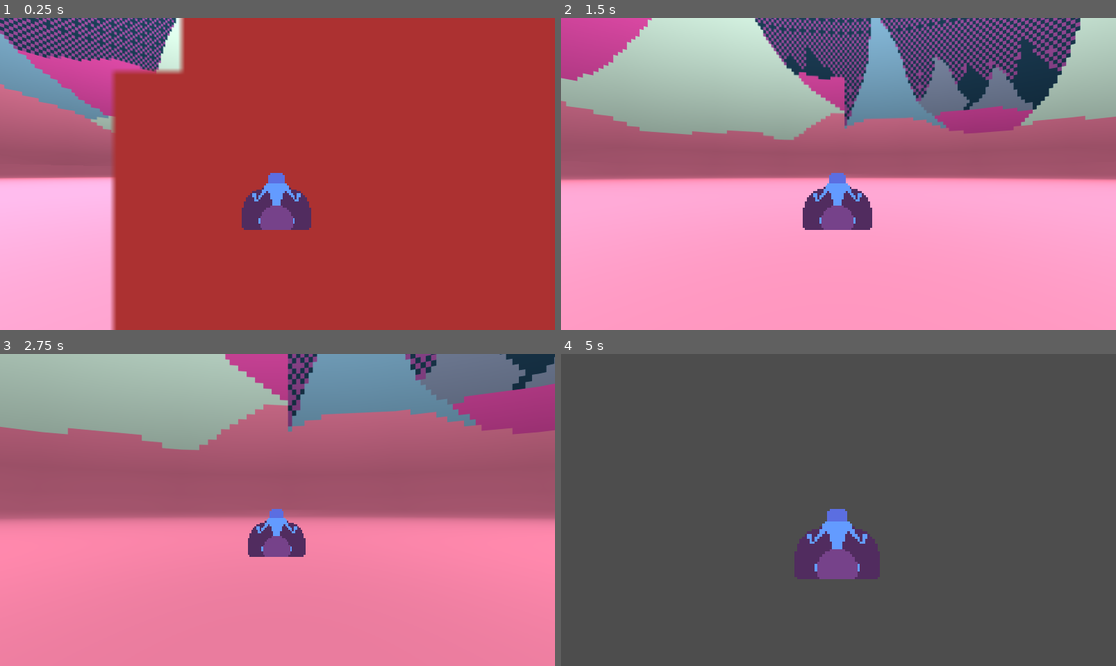
Above: before the commit, frames 1-4 (two rows, left to right).
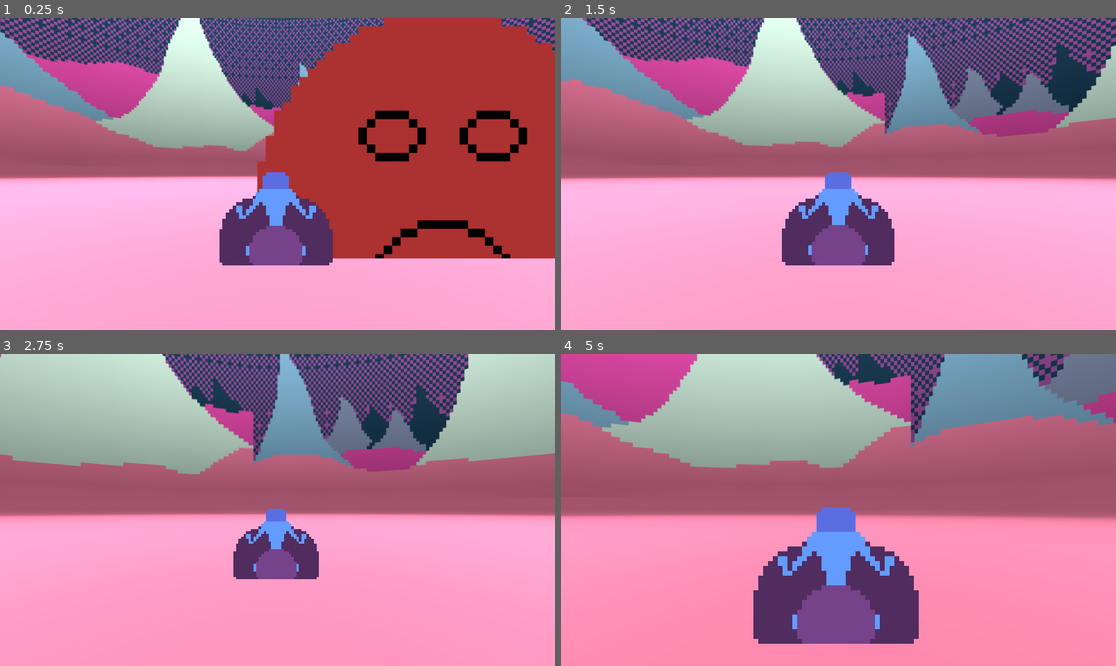
Above: after the commit, the same moments.

Repository: FreezeDriedMangos/gmtk-jam-2024
Game: Godot game, scene res://physical_battle_environment.tscn
Two runs of this game, one before a commit and one after it. Both use one fixed random seed, a clock stepped at 60 frames per second and the inputs below.
Inputs (mouse positions are in pixels of both pictures, inside the frame that each line leads up to):
- Up to frame 1 (0.25 s): no input
- Up to frame 2 (1.5 s): move the mouse to (960, 158) at 0.52 s; hold Right (ui_right) 0.53-1.28 s; click (960, 158) at 0.67 s; move the mouse to (727, 189) at 1.27 s; hold Down (ui_down) from 1.28 s (still down); click (727, 189) at 1.42 s
- Up to frame 3 (2.75 s): move the mouse to (333, 441) at 2.02 s; release Down (ui_down) at 2.03 s; hold Right (ui_right) from 2.03 s (still down); click (333, 441) at 2.17 s
- Up to frame 4 (5 s): move the mouse to (810, 572) at 2.77 s; release Right (ui_right) at 2.78 s; hold Up (ui_up) 2.78-3.53 s; click (810, 572) at 2.92 s; move the mouse to (1005, 556) at 3.52 s; hold Left (ui_left) from 3.53 s (still down); click (1005, 556) at 3.67 s; tap Escape (ui_cancel) at 4.15 s; move the mouse to (672, 463) at 4.27 s; click (672, 463) at 4.42 s

The runs differ from the first frame. In frame 1, 49% of the frame differs, in the area x 0-100%, y 0-100%; in frame 2, 32%; in frame 3, 78%; in frame 4, 99%.

Commit message:
added mouse capturing

Diff:
--- a/entity/tooth_fairy.gd
+++ b/entity/tooth_fairy.gd
@@ -1,16 +1,16 @@
 class_name ToothFairy extends Entity
 
 @export var starting_distance = 70
-@export var speed: float = 20
-@export var boost_speed: float = 40
+@export var speed: float = 10
+@export var boost_speed: float = 30
 @export var strafe_speed: float = 5
 @export var tooth_mech: Node3D
 
 #@export var velocity = Vector3()
-@export var max_turn_speed: float = 0.001
+@export var max_turn_speed: float = 0.0005
 var facing: float = 0
 var target_facing: float = 0
-@export var turning_sensitivity: float = 0.0001
+@export var turning_sensitivity: float = 0.001
 
 var boosting = false
 
@@ -27,10 +27,7 @@
 			boosting = event.pressed
 		print("EVENT DETAILS %s %s " % [event.button_index, event.pressed])
 	elif event is InputEventMouseMotion:
-		#print("Mouse Motion at: ", event.position)
-		print("EVENT DETAILS %s %s %s" % [event.screen_velocity * turning_sensitivity, facing, target_facing])
-		target_facing -= event.screen_velocity.x * turning_sensitivity
-		#target_facing %= TAU
+		target_facing -= event.relative.x * turning_sensitivity
 
 
 # redo as simple "always move forward, mouse left/right change facing dir, A/D strafe"
--- /dev/null
+++ b/mouse_capture_controller.gd
@@ -0,0 +1,12 @@
+extends Node
+
+func _ready():
+	Input.set_mouse_mode(Input.MOUSE_MODE_CAPTURED)
+
+
+func _input(event):
+	if event.is_action_pressed("ui_cancel"):
+		if Input.get_mouse_mode() == Input.MOUSE_MODE_CAPTURED:
+			Input.set_mouse_mode(Input.MOUSE_MODE_VISIBLE)
+		else:
+			Input.set_mouse_mode(Input.MOUSE_MODE_CAPTURED)
--- a/physical_battle_environment.tscn
+++ b/physical_battle_environment.tscn
@@ -8,6 +8,7 @@
 [ext_resource type="Texture2D" uid="uid://bby4s7uni1ry4" path="res://placeholder_mech.png" id="4_b3hy3"]
 [ext_resource type="Texture2D" uid="uid://b8tui20tpp506" path="res://placeholder_fairy.png" id="6_f00lo"]
 [ext_resource type="PackedScene" uid="uid://bcoq8heog82we" path="res://skybox.tscn" id="8_p0chl"]
+[ext_resource type="Script" path="res://mouse_capture_controller.gd" id="9_qi6yb"]
 
 [sub_resource type="Environment" id="Environment_5byta"]
 background_mode = 3
@@ -61,3 +62,6 @@
 current = true
 script = ExtResource("2_8ghd0")
 fairy_target = NodePath("../Fairy/CameraTarget")
+
+[node name="MouseCaptureController" type="Node" parent="."]
+script = ExtResource("9_qi6yb")
Not shown: 1 places in physical_battle_environment.tscn that only renumber resources
